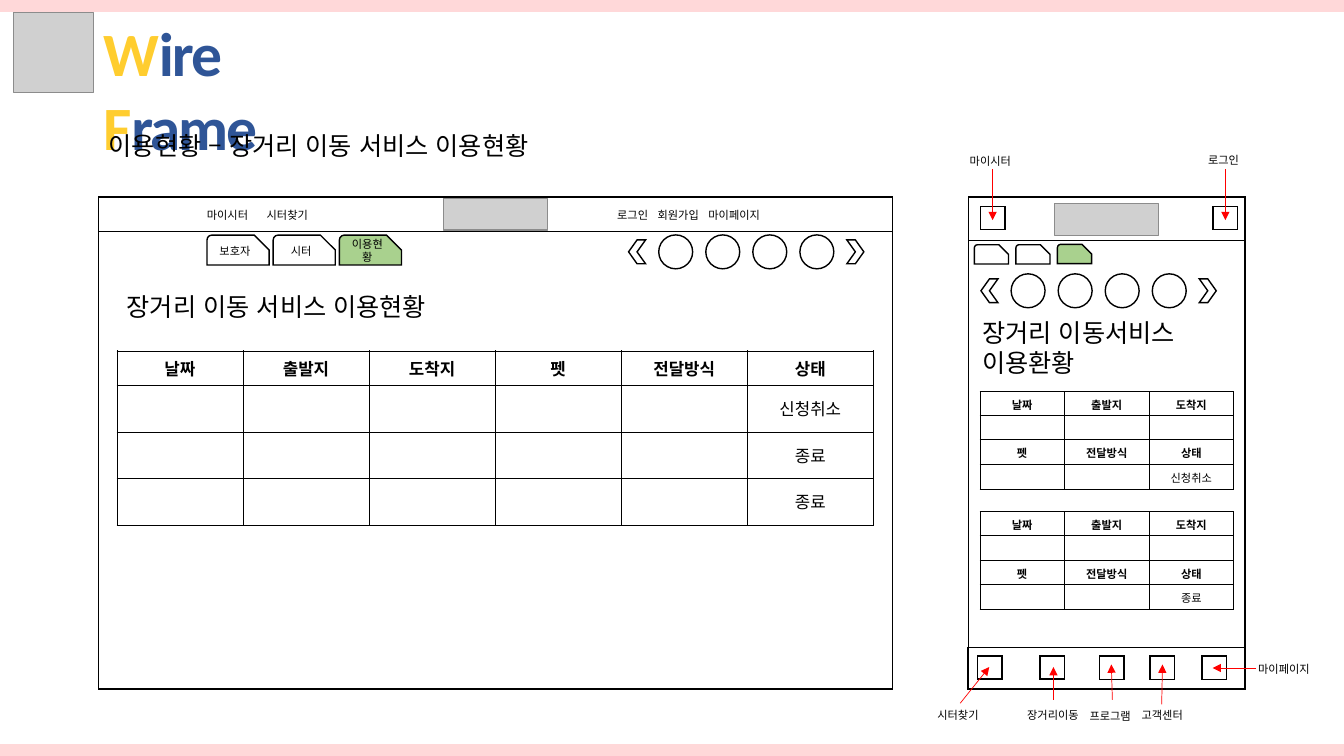
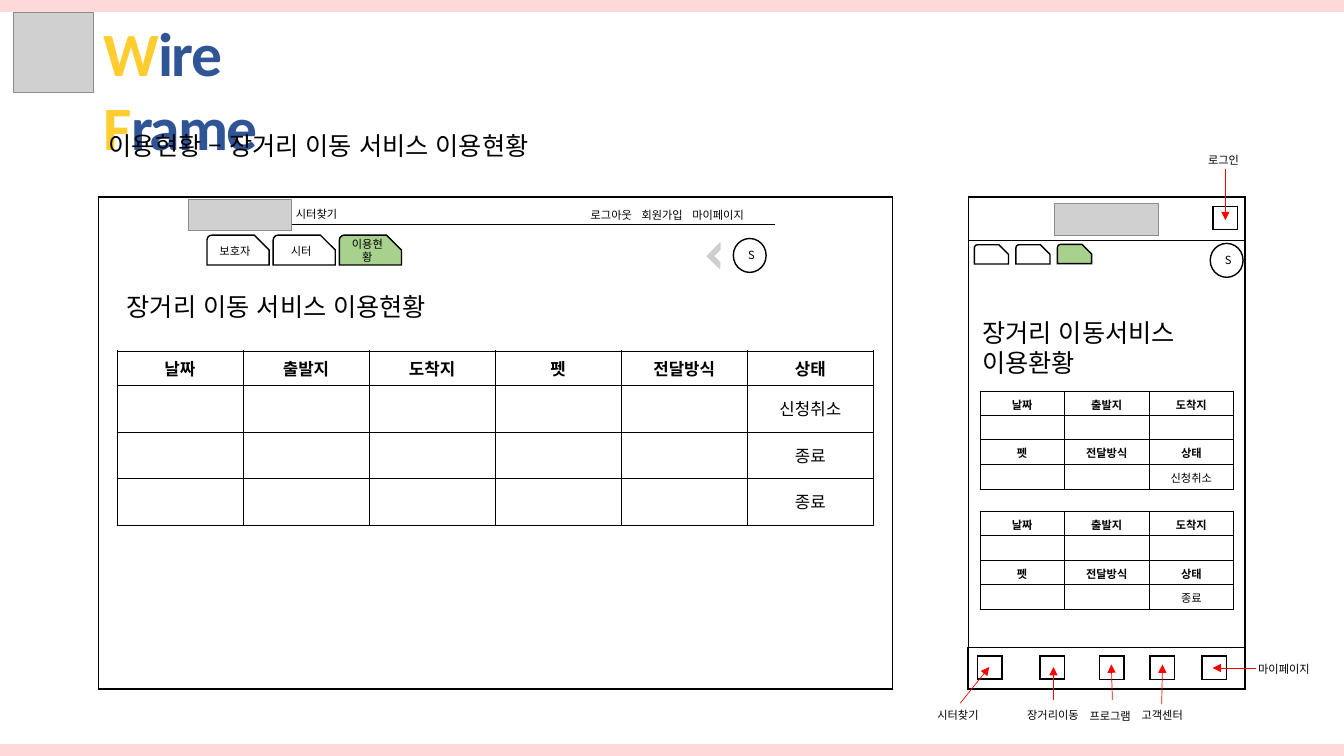
Before and after one commit to hhsw07/ezen-academy-projects, a slide deck: slide 24 of hsw/반려동물관리서비스_송우.pptx (slide 11 before the commit). Drawn at 1344x756 pixels with LibreOffice and Linux fonts; fonts in the diff are those of the drawing; grey boxes stand for pictures. Boxes give left, top, right and bottom in pixels: in the first picture for what was removed or moved away, otherwise in the second. Text is boxed around its words. In the diff, an @@ line names an element or a change of style, - is before the commit and + after.

```diff
--- a/hsw/반려동물관리서비스_송우.pptx
+++ b/hsw/반려동물관리서비스_송우.pptx
@@ text removed at [970,155,1011,166] @@
-마이시터
@@ arrow removed from (993, 169) to (993, 220) @@
@@ picture: place and size @@
-picture at [444,199,547,230]
+picture at [189,200,292,231]
@@ text removed at [207,209,248,220] @@
-마이시터
@@ text "시터찾기": place and size @@
-text "시터찾기" at [267,209,308,220]
+text "시터찾기" at [296,208,337,219]
@@ text at [591,209,744,220]: text changed @@
-로그인 회원가입 마이페이지
+로그아웃 회원가입 마이페이지
@@ rectangle removed at [980,207,1005,230] @@
@@ line moved from (99, 231) - (892, 231) to (291, 225) - (775, 225) @@
@@ ellipse added at [734,239,767,273], fill #FFFFFF, outline #000000 1 pt, 8 pt, text #000000 @@
+S
@@ group removed at [629,235,864,269]: 4 ellipses, 2 chevrons @@
@@ half frame added at [705,240,737,272], fill #D0CECE, outline #FFFFFF 1 pt @@
@@ ellipse added at [1211,243,1244,277], fill #FFFFFF, outline #000000 1 pt, 8 pt, text #000000 @@
+S
@@ group removed at [981,274,1217,309]: 4 ellipses, 2 chevrons @@
```
Also in this commit, not shown: 9 other slides changed, 31 slides added, 2 slides removed, 1 other file.
